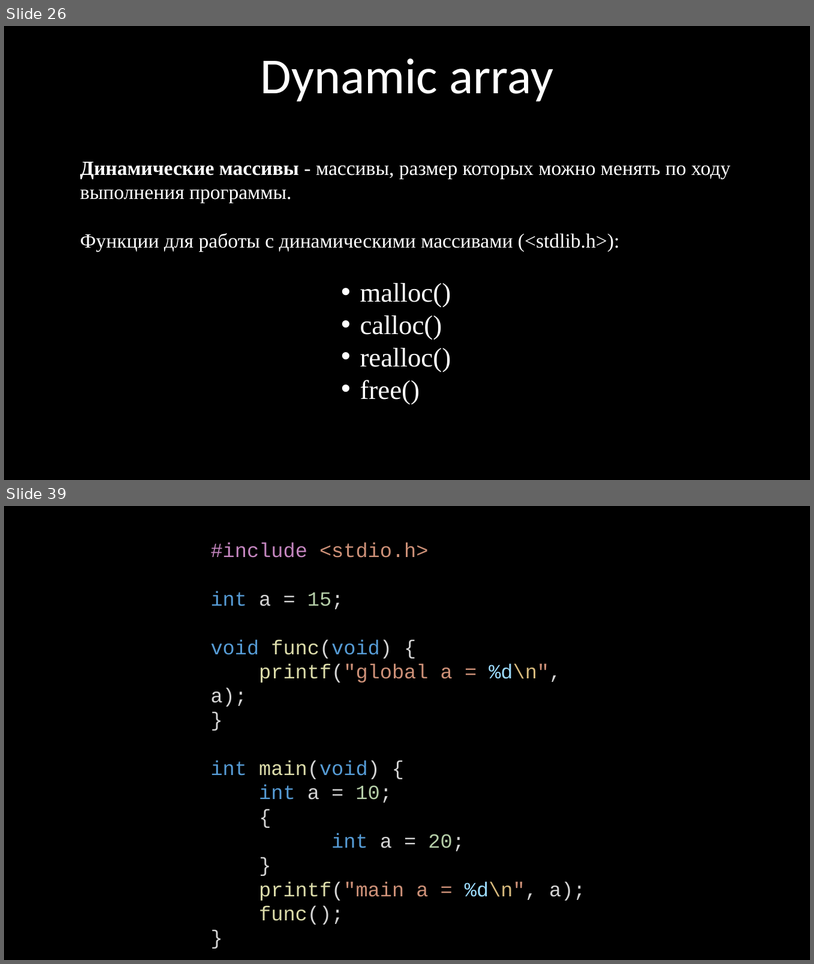
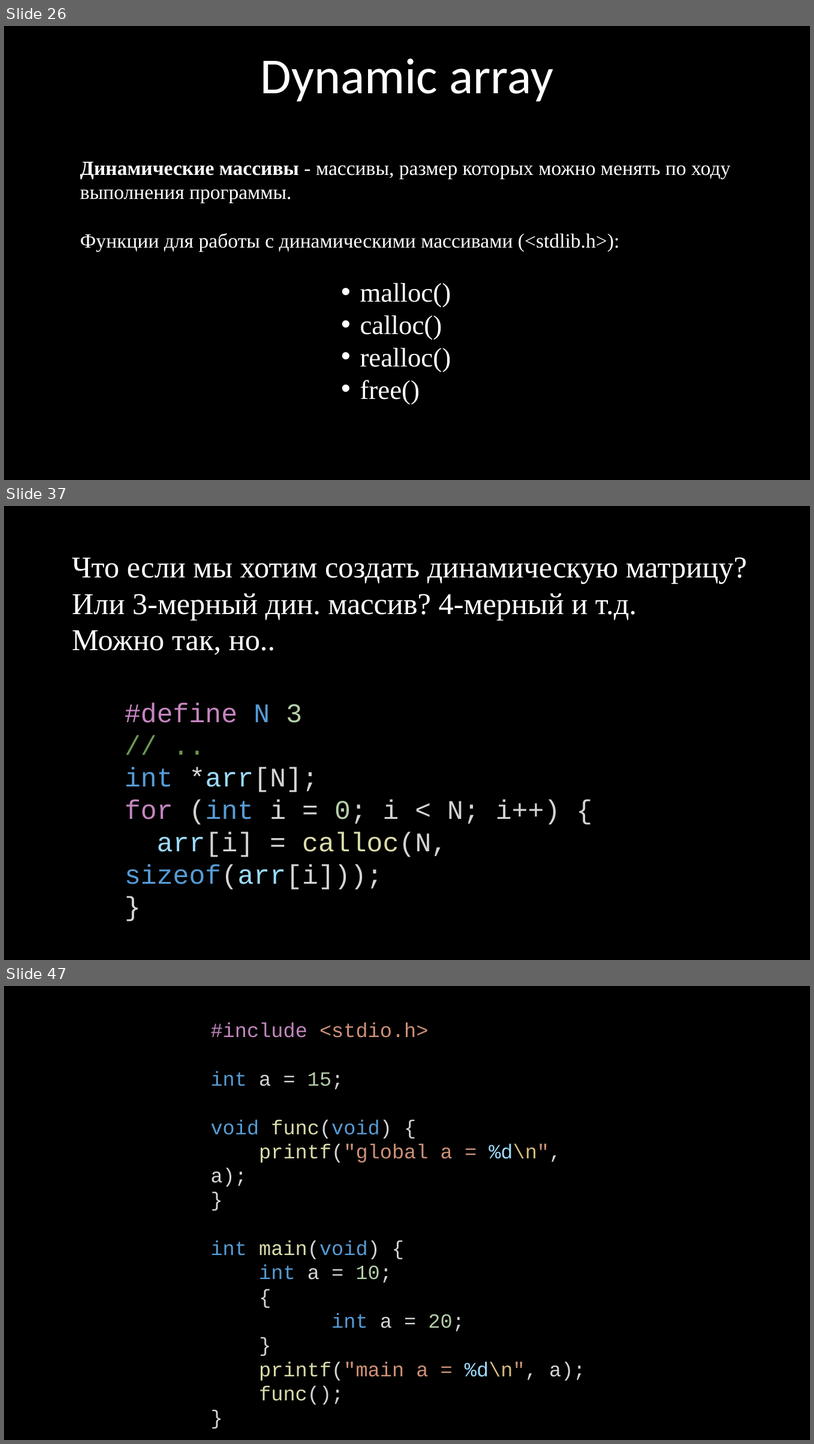
Before and after one commit to kruffka/C-Programming, a slide deck: 6_pointers/6_pointers.pptx. Shown one above the other, each under a label of ours: slides 26 and 39 before the commit, slides 26, 37 and 47 after it; the slides between them are not shown. The pictures are 814x964 and 814x1444 pixels, drawn with LibreOffice and Linux fonts; fonts in the diff are those of the drawing. Boxes give left, top, right and bottom in pixels: in the first picture for what was removed or moved away, otherwise in the second. Text is boxed around its words. In the diff, an @@ line names an element or a change of style, - is before the commit and + after.

```diff
--- a/6_pointers/6_pointers.pptx
+++ b/6_pointers/6_pointers.pptx
@@ slide 37 added at [4,506,810,960], background #000000 @@
@@ text added at [72,557,747,655], 36 pt, text #FFFFFF @@
+Что если мы хотим создать динамическую матрицу? Или 3-мерный дин. массив? 4-мерный и т.д.
+Можно так, но..
@@ text added at [125,703,561,889], 32 pt, text #D4D4D4 @@
+#define N 3
+// ..
+int *arr[N];
+for (int i = 0; i < N; i++) {
+arr[i] = calloc(N, sizeof(arr[i]));
+}
@@ what was slide 39 is now slide 47 @@
```
Also in this commit, not shown: 13 slides changed, 14 other slides added, 2 slides removed, 18 other files.
